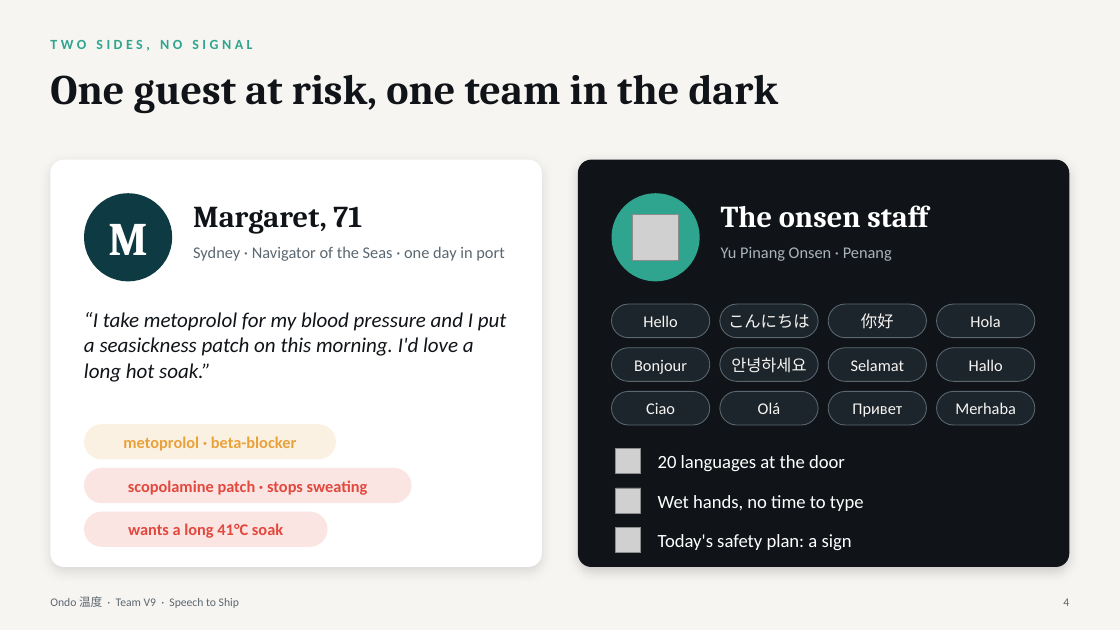
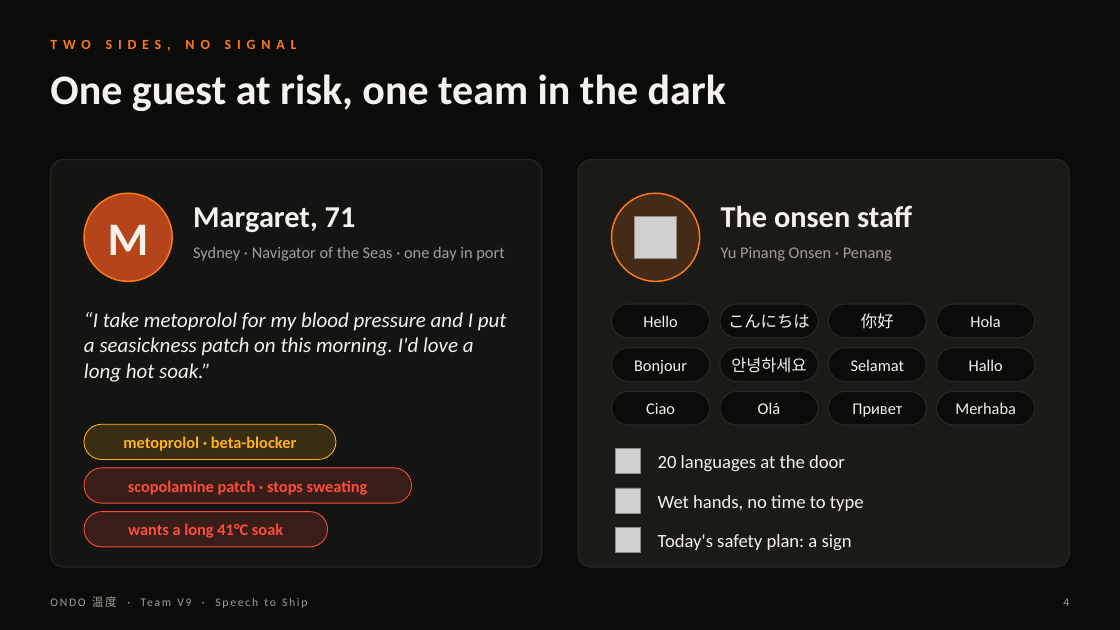
Before and after one commit to vnmoorthy/ondo, a slide deck: slide 4 of deck/Ondo-Pitch.pptx. Drawn at 1120x630 pixels with LibreOffice and Linux fonts; fonts in the diff are those of the drawing; grey boxes stand for pictures. Boxes give left, top, right and bottom in pixels: in the first picture for what was removed or moved away, otherwise in the second. Text is boxed around its words. In the diff, an @@ line names an element or a change of style, - is before the commit and + after.

```diff
--- a/deck/Ondo-Pitch.pptx
+++ b/deck/Ondo-Pitch.pptx
@@ background #F7F5F2 to #0B0B0A @@
@@ text "TWO SIDES, NO SIGNAL" at (50,35,807,60): text colour #2FA58F to #FF7A1A, letter spacing 3 to 5 pt @@
@@ title "One guest at risk, one ..." at (50,74,726,111): font Cambria to Calibri, text colour #101418 to #F5F2EC @@
@@ rounded rectangle at (50,160,542,567): fill #FFFFFF to #141412; outline none to #2A2723 1 pt; shadow off @@
@@ rounded rectangle at (578,160,1070,567): fill #101418 to #1B1A17; outline none to #2A2723 1 pt; shadow off @@
@@ text "M" at (108,224,149,255): font Cambria to Calibri, text colour #FFFFFF to #F5F2EC @@
@@ ellipse at (84,193,172,281): fill #0E3B43 to #B5441A; outline none to #FF7A1A 1.25 pt @@
@@ text "Margaret, 71" at (193,207,356,232): font Cambria to Calibri, text colour #101418 to #F5F2EC @@
@@ ellipse at (612,193,700,281): fill #2FA58F to #FF7A1A at 18% opacity; outline none to #FF7A1A 1.25 pt @@
@@ text "The onsen staff" at (721,205,912,228): font Cambria to Calibri, text colour #FFFFFF to #F5F2EC @@
@@ text "Sydney · Navigator of the ..." at (193,246,504,261): text colour #5B6770 to #A39E95 @@
@@ text "Yu Pinang Onsen · Penang" at (721,247,892,261): text colour #A9B4BA to #A39E95 @@
@@ text "“I take metoprolol for my ..." at (84,312,507,382): text colour #101418 to #F5F2EC @@
@@ text colour #F7F5F2 to #F5F2EC; fill #1C252C to #0B0B0A; outline #5B6770 0.75 pt to #2A2723 1 pt in 12 elements at (612,304,710,338), (720,304,818,338), (828,304,927,338), (937,304,1035,338), (612,348,710,381), (720,348,818,381), (828,348,927,381), (937,348,1035,381), (612,392,710,425), (720,392,818,425), (828,392,927,425), (937,392,1035,425) @@
@@ rounded rectangle "metoprolol · beta-blocker" at (84,424,336,460): text colour #E9A23B to #FFB020; fill #E9A23B at 14% opacity to #FFB020 at 16% opacity; outline none to #FFB020 0.75 pt @@
@@ rounded rectangle "scopolamine patch · stops sweating" at (84,468,412,503): text colour #E2483D to #FF4D3D; fill #E2483D at 14% opacity to #FF4D3D at 16% opacity; outline none to #FF4D3D 0.75 pt @@
@@ rounded rectangle "wants a long 41°C soak" at (84,512,328,547): text colour #E2483D to #FF4D3D; fill #E2483D at 14% opacity to #FF4D3D at 16% opacity; outline none to #FF4D3D 0.75 pt @@
@@ text colour #FFFFFF to #F5F2EC in 3 elements at (658,455,845,471), (658,495,864,511), (658,534,852,550) @@
@@ text at (92,596,117,607): text changed; text colour #5B6770 to #A39E95 @@
-Ondo 温度 · Team V9 · Speech to Ship
+ONDO 温度 · Team V9 · Speech to Ship
@@ page number at (1063,598,1069,606): text colour #5B6770 to #A39E95 @@
```
Also in this commit, not shown: 9 other slides changed, 14 other files.
